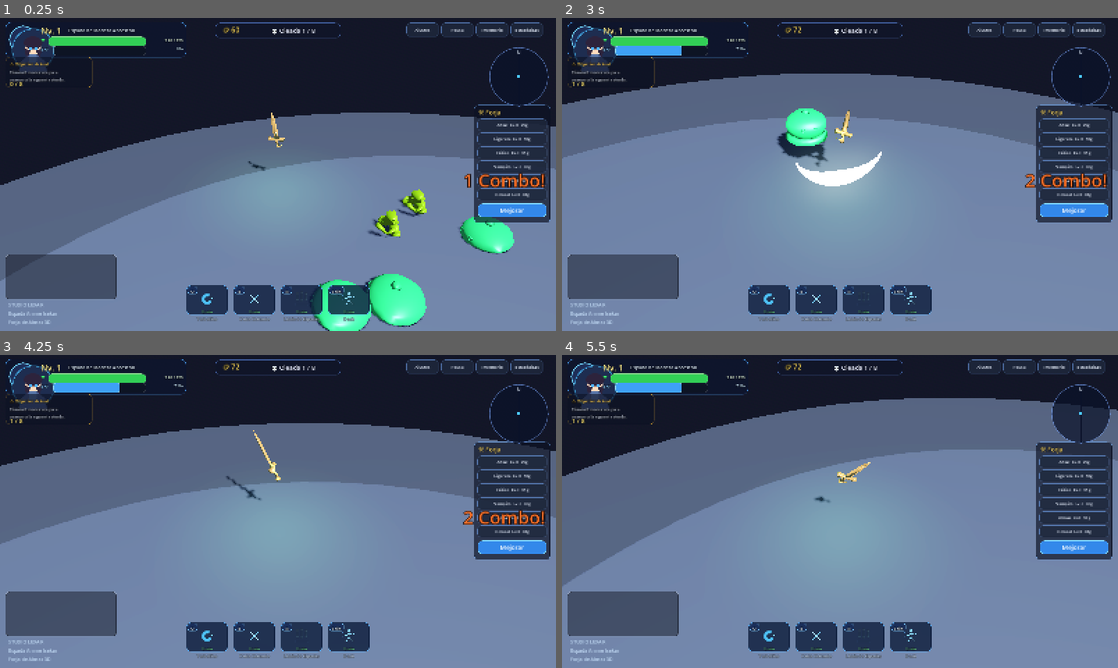
Above: before the commit, frames 1-4 (two rows, left to right).
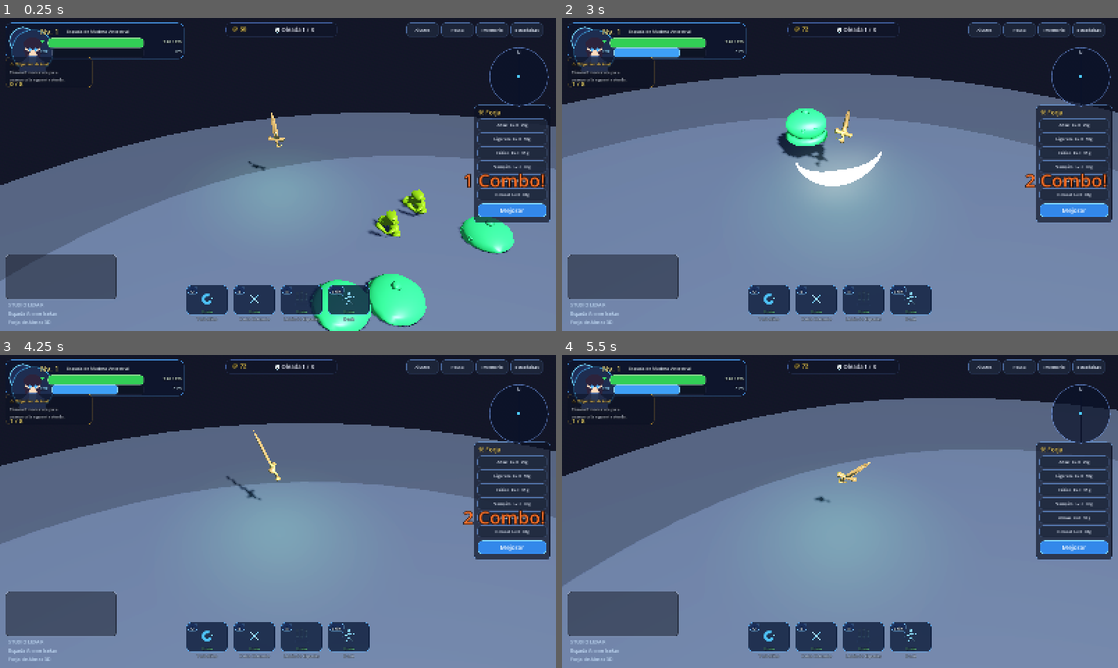
Above: after the commit, the same moments.

Repository: Gxforge/Espada-Anime-Isekai
Game: Godot game, scene res://scenes/Main.tscn
Same seed, same stepped clock (60 frames per second), same inputs: the game is played once before the commit and once after it.
Inputs (mouse positions are in pixels of both pictures, inside the frame that each line leads up to):
- Up to frame 1 (0.25 s): no input
- Up to frame 2 (3 s): move the mouse to (962, 158) at 0.52 s; hold D (move_right) 0.53-1.28 s; click (962, 158) at 0.6 s; move the mouse to (728, 190) at 1.27 s; hold S (move_back) 1.28-2.03 s; click (728, 190) at 1.35 s; move the mouse to (895, 105) at 2.02 s; hold D (move_right) 2.03-2.78 s; click (895, 105) at 2.1 s; move the mouse to (812, 237) at 2.77 s; hold W (move_forward) from 2.78 s (still down); click (812, 237) at 2.85 s
- Up to frame 3 (4.25 s): move the mouse to (444, 558) at 3.52 s; release W (move_forward) at 3.53 s; hold A (move_left) from 3.53 s (still down); click (444, 558) at 3.6 s
- Up to frame 4 (5.5 s): move the mouse to (673, 464) at 4.27 s; click (673, 464) at 4.35 s; move the mouse to (867, 511) at 5.02 s; release A (move_left) at 5.03 s; hold S (move_back) from 5.03 s (still down); click (867, 511) at 5.1 s

The runs differ from the first frame. In frame 1, 1.4% of the frame differs, in the area x 1-62%, y 1-17%; in frame 2, 1.5%; in frame 3, 1.5%; in frame 4, 1.5%.

Commit message:
fix(hud): reagrupar top HUD y mejorar espaciado en 1366

Diff:
--- a/godot_project/scripts/HUD.gd
+++ b/godot_project/scripts/HUD.gd
@@ -105,59 +105,63 @@
 
 func _build_top_left() -> void:
 	var panel := Panel.new()
-	panel.position = Vector2(16, 12)
-	panel.size = Vector2(520, 102)
-	panel.add_theme_stylebox_override("panel", _panel_style(Color(0.05,0.08,0.18,0.72), Color(0.3,0.65,1.0,0.45), 16))
+	panel.name = "TopLeftPanel"
+	panel.set_anchors_preset(Control.PRESET_TOP_LEFT)
+	panel.offset_left = 16.0
+	panel.offset_top = 14.0
+	panel.offset_right = 530.0
+	panel.offset_bottom = 118.0
+	panel.add_theme_stylebox_override("panel", _panel_style(Color(0.05,0.08,0.18,0.74), Color(0.3,0.65,1.0,0.45), 16))
 	ui_root.add_child(panel)
 
 	var portrait_bg := Panel.new()
-	portrait_bg.position = Vector2(10, 10)
-	portrait_bg.size = Vector2(82, 82)
-	portrait_bg.add_theme_stylebox_override("panel", _panel_style(Color(0.12,0.18,0.35,0.95), Color(0.45,0.85,1.0,0.95), 41, 3))
+	portrait_bg.position = Vector2(10, 12)
+	portrait_bg.size = Vector2(80, 80)
+	portrait_bg.add_theme_stylebox_override("panel", _panel_style(Color(0.12,0.18,0.35,0.95), Color(0.45,0.85,1.0,0.95), 40, 3))
 	panel.add_child(portrait_bg)
 	var portrait_tex := TextureRect.new()
 	portrait_tex.texture = load("res://assets/ui/portrait.png")
-	portrait_tex.position = Vector2(5,5)
+	portrait_tex.position = Vector2(4,4)
 	portrait_tex.size = Vector2(72,72)
 	portrait_tex.expand_mode = TextureRect.EXPAND_IGNORE_SIZE
 	portrait_tex.stretch_mode = TextureRect.STRETCH_KEEP_ASPECT_COVERED
 	portrait_bg.add_child(portrait_tex)
 
-	lvl_text = _label(panel, "Nv. 1", Vector2(102, 8), Vector2(76, 28), 24, Color(1.0,0.93,0.55))
-	sword_text = _label(panel, "Espada de Madera Ancestral", Vector2(180, 12), Vector2(330, 22), 14, Color(0.88,0.94,1.0,0.95))
+	lvl_text = _label(panel, "Nv. 1", Vector2(100, 10), Vector2(72, 26), 22, Color(1.0,0.93,0.55))
+	sword_text = _label(panel, "Espada de Madera Ancestral", Vector2(176, 12), Vector2(330, 22), 13, Color(0.88,0.94,1.0,0.95))
 	sword_text.clip_text = true
 	sword_text.text_overrun_behavior = TextServer.OVERRUN_TRIM_ELLIPSIS
 
-	_label(panel, "❤", Vector2(102, 40), Vector2(22, 20), 14, Color(0.25,1.0,0.45))
+	_label(panel, "❤", Vector2(100, 42), Vector2(20, 20), 14, Color(0.25,1.0,0.45))
 	hp_bar_new = ProgressBar.new()
-	hp_bar_new.position = Vector2(124, 42); hp_bar_new.size = Vector2(280, 16)
+	hp_bar_new.position = Vector2(122, 44); hp_bar_new.size = Vector2(276, 16)
 	hp_bar_new.show_percentage = false
 	hp_bar_new.add_theme_stylebox_override("background", _panel_style(Color(0.12,0.05,0.08,0.92), Color(1,1,1,0.1), 8))
 	hp_bar_new.add_theme_stylebox_override("fill", _panel_style(Color(0.2,0.88,0.35,0.96), Color(0.6,1,0.6,0.45), 8))
 	panel.add_child(hp_bar_new)
-	hp_text = _label(panel, "220 / 220", Vector2(410, 40), Vector2(100, 20), 12, Color(0.92,1,0.92), HORIZONTAL_ALIGNMENT_RIGHT)
-
-	_label(panel, "EXP", Vector2(102, 66), Vector2(34, 18), 12, Color(0.55,0.82,1.0))
+	hp_text = _label(panel, "220 / 220", Vector2(402, 42), Vector2(104, 20), 12, Color(0.92,1,0.92), HORIZONTAL_ALIGNMENT_RIGHT)
+
+	_label(panel, "EXP", Vector2(100, 70), Vector2(32, 18), 12, Color(0.55,0.82,1.0))
 	xp_bar_new = ProgressBar.new()
-	xp_bar_new.position = Vector2(138, 68); xp_bar_new.size = Vector2(266, 12)
+	xp_bar_new.position = Vector2(134, 72); xp_bar_new.size = Vector2(264, 12)
 	xp_bar_new.show_percentage = false
 	xp_bar_new.add_theme_stylebox_override("background", _panel_style(Color(0.05,0.08,0.14,0.92), Color(1,1,1,0.08), 6))
 	xp_bar_new.add_theme_stylebox_override("fill", _panel_style(Color(0.25,0.65,1.0,0.96), Color(0.6,0.9,1.0,0.45), 6))
 	panel.add_child(xp_bar_new)
-	xp_text = _label(panel, "0%", Vector2(410, 64), Vector2(100, 18), 12, Color(0.8,0.92,1.0), HORIZONTAL_ALIGNMENT_RIGHT)
+	xp_text = _label(panel, "0%", Vector2(402, 68), Vector2(104, 18), 12, Color(0.8,0.92,1.0), HORIZONTAL_ALIGNMENT_RIGHT)
 
 func _build_top_center() -> void:
 	var panel := Panel.new()
 	panel.set_anchors_preset(Control.PRESET_CENTER_TOP)
-	panel.offset_left = -180.0
-	panel.offset_right = 180.0
+	panel.offset_left = -150.0
+	panel.offset_right = 170.0
 	panel.offset_top = 14.0
-	panel.offset_bottom = 58.0
+	panel.offset_bottom = 54.0
 	panel.grow_horizontal = Control.GROW_DIRECTION_BOTH
 	panel.add_theme_stylebox_override("panel", _panel_style(Color(0.06,0.08,0.16,0.65), Color(0.4,0.6,1.0,0.25), 12))
 	ui_root.add_child(panel)
-	gold_text = _label(panel, "🪙 60", Vector2(20, 6), Vector2(130, 32), 20, Color(1.0,0.86,0.35))
-	wave_text = _label(panel, "💀 Oleada 1 / 8", Vector2(160, 6), Vector2(180, 32), 18, Color(0.9,0.92,1.0))
+	gold_text = _label(panel, "🪙 60", Vector2(16, 4), Vector2(120, 32), 18, Color(1.0,0.86,0.35))
+	wave_text = _label(panel, "💀 Oleada 1 / 8", Vector2(140, 4), Vector2(170, 32), 16, Color(0.9,0.92,1.0))
 
 func _build_top_right() -> void:
 	var panel := HBoxContainer.new()
@@ -306,8 +310,8 @@
 	boss_panel.set_anchors_preset(Control.PRESET_CENTER_TOP)
 	boss_panel.offset_left = -260.0
 	boss_panel.offset_right = 260.0
-	boss_panel.offset_top = 76.0
-	boss_panel.offset_bottom = 122.0
+	boss_panel.offset_top = 86.0
+	boss_panel.offset_bottom = 132.0
 	boss_panel.grow_horizontal = Control.GROW_DIRECTION_BOTH
 	boss_panel.add_theme_stylebox_override("panel", _panel_style(Color(0.12,0.03,0.03,0.72), Color(1,0.35,0.25,0.5), 10))
 	ui_root.add_child(boss_panel)
